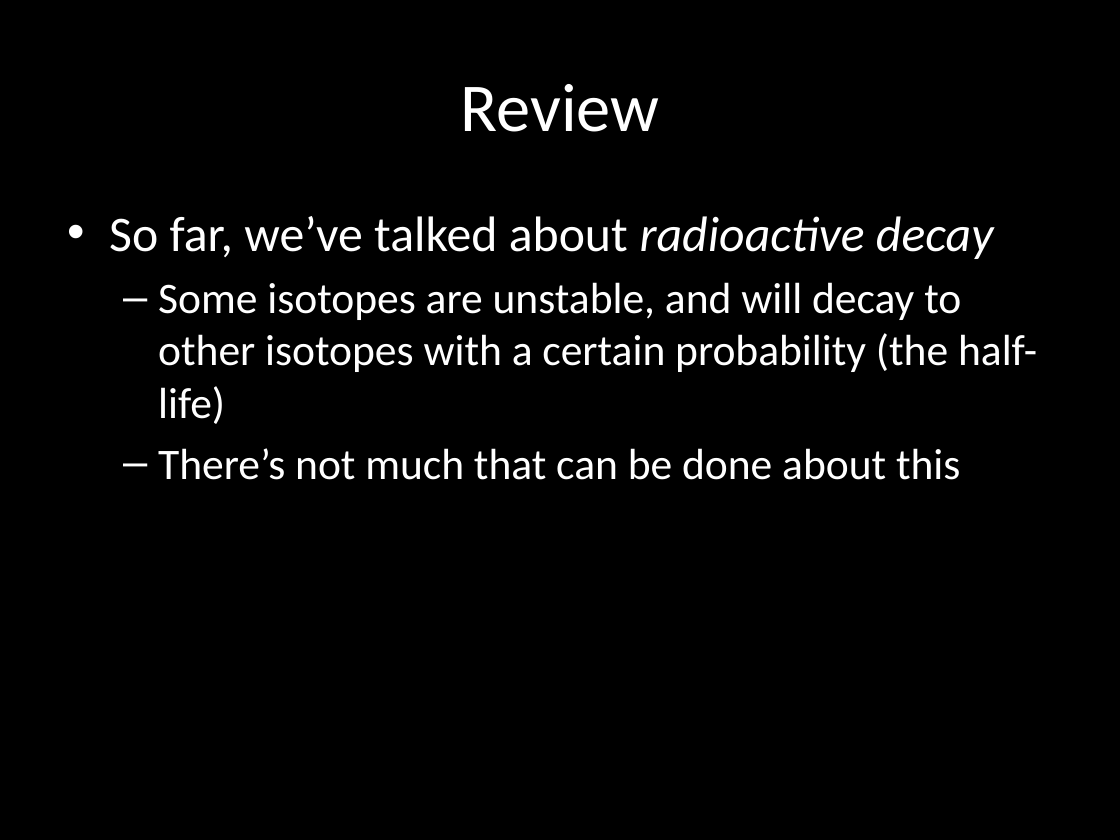
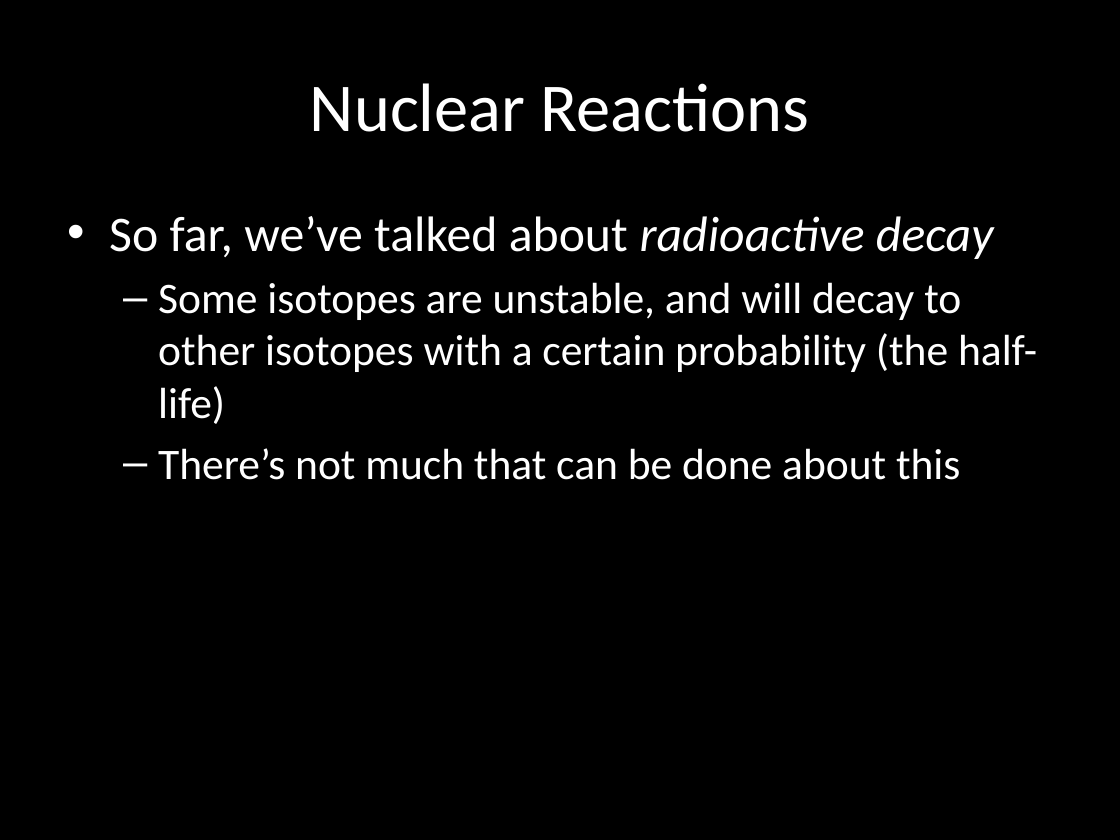
Before and after one commit to carlosgj/FRC-Training, a slide deck: slide 2 of Nuclear Physics Part 3.pptx. Drawn at 1120x840 pixels with LibreOffice and Linux fonts; fonts in the diff are those of the drawing; background and template pictures are left out. Boxes give left, top, right and bottom in pixels: in the first picture for what was removed or moved away, otherwise in the second. Text is boxed around its words. In the diff, an @@ line names an element or a change of style, - is before the commit and + after.

```diff
--- a/Nuclear Physics Part 3.pptx
+++ b/Nuclear Physics Part 3.pptx
@@ title at (x1=310, y1=83, x2=810, y2=132): text changed @@
-Review
+Nuclear Reactions
```
Also in this commit, not shown: 17 slides added, 4 other files.
